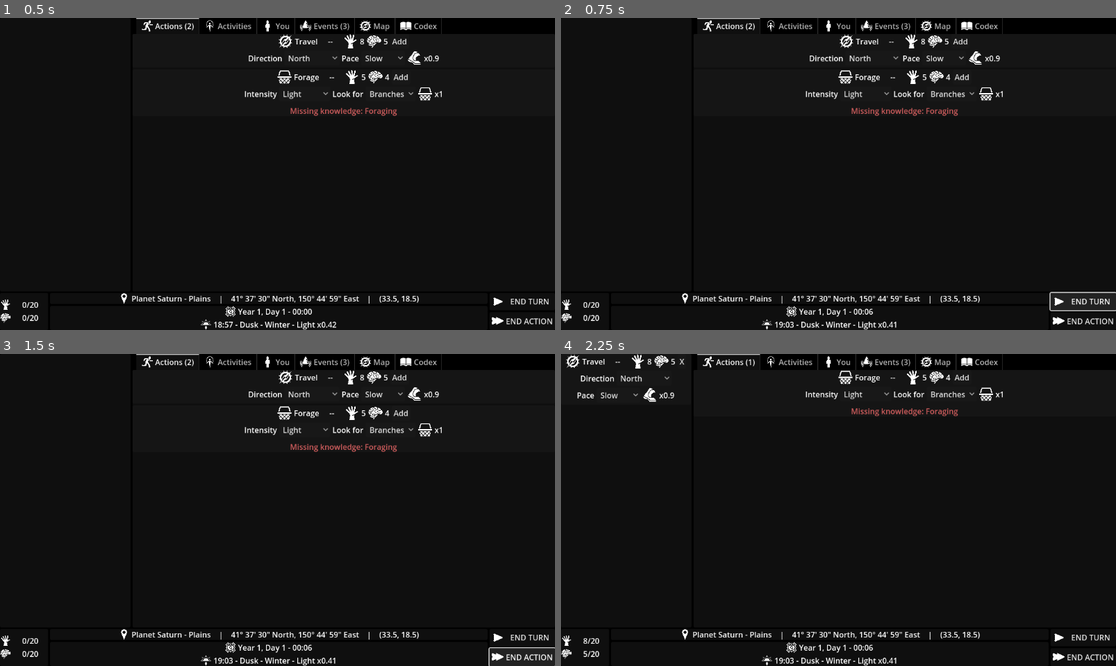
Above: before the commit, frames 1-4 (two rows, left to right).
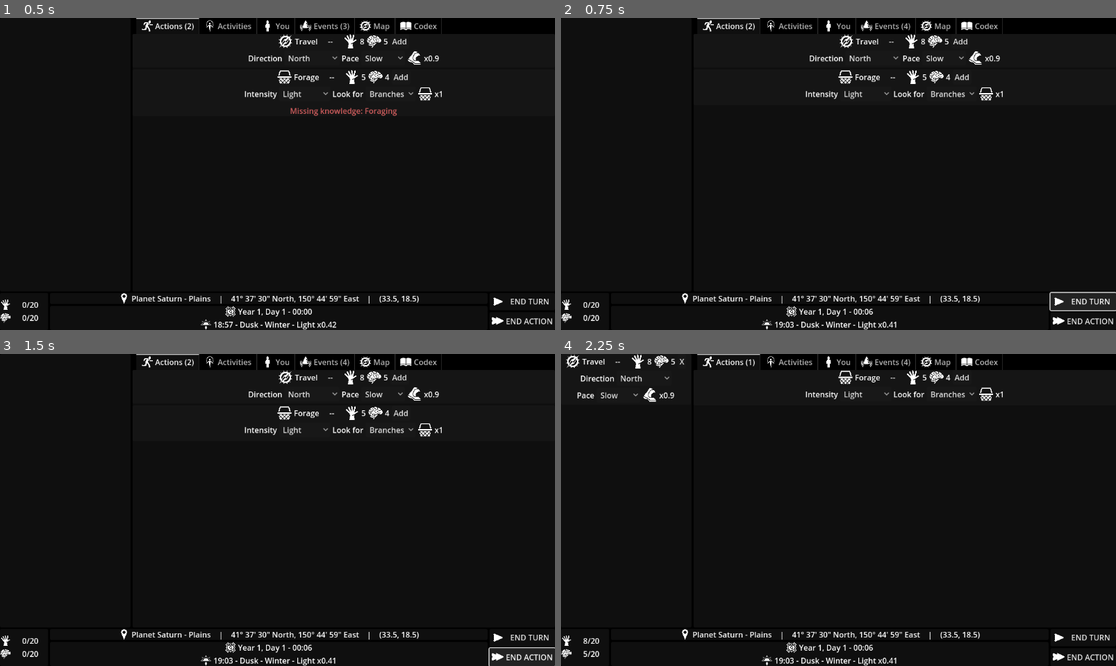
Above: after the commit, the same moments.

Repository: Turnovus/Space-Adventure-RPG
Game: Godot game, scene res://main.tscn
Same seed, same stepped clock (60 frames per second), same inputs: the game is played once before the commit and once after it.
Inputs:
- Up to frame 1 (0.5 s): no input
- Up to frame 2 (0.75 s): click "END TURN" at 0.5 s
- Up to frame 3 (1.5 s): click "END ACTION" at 1.25 s
- Up to frame 4 (2.25 s): click "Add" at 2 s

Frame 1 is identical in both runs. In frame 2, 0.2% of the frame differs, in the area x 52-72%, y 1-32%; in frame 3, 0.2%; in frame 4, 0.2%, in the area x 52-72%, y 1-21%.

Commit message:
Foraging fixes
Foraging now properly depletes forage tiles
Forage tiles are now only updated if they need to be replenished

Diff:
--- a/Alpha/actions/components/activity/forage/action_component_forage.gd
+++ b/Alpha/actions/components/activity/forage/action_component_forage.gd
@@ -43,6 +43,7 @@
 			break
 
 		do_forage_reward(agent, biome)
+		planet.biomes.do_forage_depletion(agent.location_relative, forage_group)
 
 
 func do_forage_reward(agent : Agent, biome : Biome):
--- a/Alpha/data/knowledge/groups/survival/foraging.tres
+++ b/Alpha/data/knowledge/groups/survival/foraging.tres
@@ -9,5 +9,5 @@
 label = "Foraging"
 description = "The ability to extract useful materials from one's environment."
 icon = ExtResource("1_cyotf")
-base_cost = 25.0
+base_cost = 0.1
 prerequisites = Array[ExtResource("1_ec3mw")]([])
--- a/Alpha/galaxy/entities/celestial/planet/components/biome_grid.gd
+++ b/Alpha/galaxy/entities/celestial/planet/components/biome_grid.gd
@@ -17,6 +17,8 @@
 var noise_elevation : BiomeNoise
 var noise_moisture : BiomeNoise
 var noise_temperature : BiomeNoise
+
+var tiles_to_update : Array[ForageTile] = []
 
 
 func _ready():
@@ -121,11 +123,20 @@
 	return 0
 
 
+func do_forage_depletion(position : Vector2, group : ForageGroup):
+	var forage : Array[ForageTile] = get_forage_at(position)
+	for tile : ForageTile in forage:
+		if tile.forage_group == group:
+			tile.do_deplete()
+			tiles_to_update.append(tile)
+
+
 func update():
-	for row : Array in foraging:
-		for tiles : Array in row:
-			for tile : ForageTile in tiles:
-				tile.update(1) #TODO: Winter
+	for i in range(len(tiles_to_update) - 1, -1, -1):
+		var tile : ForageTile = tiles_to_update[i]
+		tile.update(0) #TODO: Winter
+		if tile.has_full_richness():
+			tiles_to_update.remove_at(i)
 
 
 func get_planet() -> Planet:
@@ -173,6 +184,7 @@
 	const FORAGE_POTENCY_EFFECT : float = 0.05
 	# When forage power reaches this value, the chance of obtaining an item is 50%
 	const FORAGE_FIFTY_PERCENT_CHANCE_FACTOR : float = 5
+	const MAX_RICHNESS_EPSILON : float = 0.001
 
 	var forage_group : ForageGroup
 	var max_richness : float
@@ -193,6 +205,10 @@
 		richness = minf(max_richness, richness)
 
 
+	func has_full_richness() -> bool:
+		return richness + MAX_RICHNESS_EPSILON >= max_richness
+
+
 	func do_deplete():
 		richness = maxf(0, richness - forage_group.depletion_per_forage)
 
